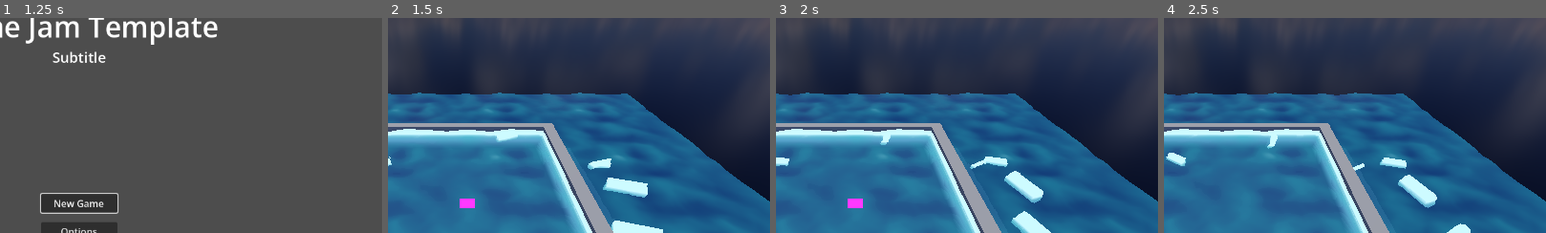
Above: before the commit, frames 1-4 (left to right).
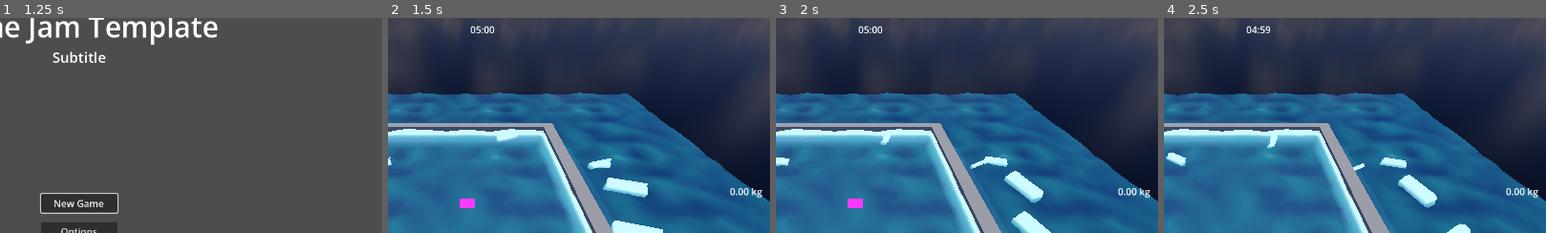
Above: after the commit, the same moments.

Repository: GoodGuyNoone/Juniper-Dev-Game-Jam
Game: Godot game, scene res://scenes/opening/splash.tscn
Two runs of this game, one before a commit and one after it. Both use one fixed random seed, a clock stepped at 60 frames per second and the inputs below.
Inputs (mouse positions are % of the whole screen's width and height, from its top left):
- Up to frame 1 (1.25 s): tap Enter (ui_accept) at 0.5, 0.77 s; move the mouse to (72, 45) at 0.52 s; hold Right (ui_right) from 0.53 s (still down); click (72, 45) at 0.67 s
- Up to frame 2 (1.5 s): release Right (ui_right) at 1.25 s; click "New Game" at 1.25 s
- Up to frame 3 (2 s): no input
- Up to frame 4 (2.5 s): drag from (30, 55) to (45, 70) at 2.02 s
The pictures show only the part of the screen within x 40-90%, y 6-56%; the shares and areas given below are measured in that part.

Frame 1 is identical in both runs. In frame 2, 0.3% of the frame differs, in the area x 21-98%, y 3-84%; in frame 3, 0.3%; in frame 4, 0.3%.

Commit message:
- scoreboard and timer

Diff:
--- a/scenes/game_scene/game.tscn
+++ b/scenes/game_scene/game.tscn
@@ -12,6 +12,7 @@
 [ext_resource type="Script" uid="uid://duo2mgjedbqhj" path="res://scripts/gameplay/controllers/game_controller.gd" id="10_lnrhe"]
 [ext_resource type="PackedScene" uid="uid://fh7dur8nac6g" path="res://scenes/gameplay/MiniGames/timing_bar_mini_game.tscn" id="11_tr8b4"]
 [ext_resource type="PackedScene" uid="uid://bejdvgm08cn36" path="res://scenes/gameplay/MiniGames/reel_spin_mini_game.tscn" id="12_vvut4"]
+[ext_resource type="PackedScene" uid="uid://c6q8tabh5rtg5" path="res://scenes/gameplay/UI/game_hud.tscn" id="13_vvut4"]
 
 [sub_resource type="PanoramaSkyMaterial" id="PanoramaSkyMaterial_7ulqd"]
 panorama = ExtResource("3_700et")
@@ -87,3 +88,8 @@
 offset_top = 303.0
 offset_right = 605.0
 offset_bottom = 303.0
+
+[node name="CanvasLayer" type="CanvasLayer" parent="." unique_id=660597012]
+
+[node name="GameHUD" parent="CanvasLayer" unique_id=242013989 node_paths=PackedStringArray("game_controller") instance=ExtResource("13_vvut4")]
+game_controller = NodePath("../../Controllers/GameController")
--- /dev/null
+++ b/scenes/gameplay/UI/game_hud.tscn
@@ -0,0 +1,33 @@
+[gd_scene format=3 uid="uid://c6q8tabh5rtg5"]
+
+[ext_resource type="Script" uid="uid://b1aua62ays32a" path="res://scripts/gameplay/UI/game_hud.gd" id="1_s5naw"]
+
+[node name="GameHUD" type="Control" unique_id=242013989]
+layout_mode = 3
+anchors_preset = 15
+anchor_right = 1.0
+anchor_bottom = 1.0
+grow_horizontal = 2
+grow_vertical = 2
+mouse_filter = 2
+script = ExtResource("1_s5naw")
+
+[node name="ScoreLabel" type="Label" parent="." unique_id=128389810]
+unique_name_in_owner = true
+layout_mode = 0
+offset_left = 1080.0
+offset_top = 322.0
+offset_right = 1120.0
+offset_bottom = 378.0
+mouse_filter = 2
+text = "50 kg"
+
+[node name="TimerLabel" type="Label" parent="." unique_id=1734338164]
+unique_name_in_owner = true
+layout_mode = 0
+offset_left = 645.0
+offset_top = 51.0
+offset_right = 685.0
+offset_bottom = 74.0
+mouse_filter = 2
+text = "05:00"
--- /dev/null
+++ b/scripts/gameplay/UI/game_hud.gd
@@ -0,0 +1,32 @@
+class_name GameHUD
+extends Control
+
+@export var game_controller: GameController
+
+@onready var timer_label: Label = $TimerLabel
+@onready var score_label: Label = $ScoreLabel
+
+
+func _ready() -> void:
+	if game_controller == null:
+		return
+
+	game_controller.match_time_changed.connect(_on_match_time_changed)
+	game_controller.score_changed.connect(_on_score_changed)
+
+
+func _on_match_time_changed(time_left: float) -> void:
+	timer_label.text = _format_sports_clock(time_left)
+
+
+func _on_score_changed(score: float) -> void:
+	print("change score to: %f" % score)
+	score_label.text = "%.2f kg" % score
+
+
+func _format_sports_clock(time_left: float) -> String:
+	var total_seconds: int = maxi(0, int(ceil(time_left)))
+	var minutes: int = floori(total_seconds / 60.0)
+	var seconds: int = total_seconds % 60
+
+	return "%02d:%02d" % [minutes, seconds]
--- a/scripts/gameplay/controllers/game_controller.gd
+++ b/scripts/gameplay/controllers/game_controller.gd
@@ -2,20 +2,46 @@
 extends Node
 
 signal catch_finished
+signal score_changed(score: float)
+signal match_time_changed(time_left: float)
+signal match_finished
 
 @export var fish_coordinator: FishCoordinator
 @export var timing_bar_mini_game: TimingBarMiniGame
 @export var reel_spin_mini_game: ReelSpinMiniGame
+@export var match_duration: float = 300.0
 
-var is_catching = false
+var is_catching := false
+var is_match_running := false
 var player_score := 0.0
+var time_left := 0.0
 
 
 func _ready() -> void:
-	fish_coordinator.fish_bitten.connect(_on_fish_bitten)
+	if fish_coordinator == null:
+		push_error("GameController has no FishCoordinator assigned.")
+	else:
+		fish_coordinator.fish_bitten.connect(_on_fish_bitten)
+
+	call_deferred("_start_match")
+
+
+func _process(delta: float) -> void:
+	if not is_match_running:
+		return
+
+	time_left = maxf(0.0, time_left - delta)
+	match_time_changed.emit(time_left)
+
+	if time_left <= 0.0:
+		_finish_match()
 
 
 func _on_fish_bitten(fish: Fish) -> void:
+	if not is_match_running:
+		fish.release()
+		return
+
 	if is_catching:
 		fish.release()
 		return
@@ -27,7 +53,7 @@
 	var hook_success: bool = await timing_bar_mini_game.completed
 	print("Game ended: %s" % hook_success)
 
-	if not hook_success:
+	if not hook_success or not is_match_running:
 		fish.release()
 		_end_catch()
 		return
@@ -35,12 +61,14 @@
 	reel_spin_mini_game.start()
 	var reel_success: bool = await reel_spin_mini_game.completed
 
-	if not reel_success:
+	if not reel_success or not is_match_running:
 		fish.release()
 		_end_catch()
 		return
 
 	player_score += fish.weight
+	score_changed.emit(player_score)
+
 	fish.queue_free()
 	_end_catch()
 
@@ -48,3 +76,26 @@
 func _end_catch() -> void:
 	is_catching = false
 	catch_finished.emit()
+
+
+func _start_match() -> void:
+	print("match started")
+	is_match_running = true
+	is_catching = false
+	player_score = 0.0
+	time_left = match_duration
+
+	score_changed.emit(player_score)
+	match_time_changed.emit(time_left)
+
+
+func _finish_match() -> void:
+	if not is_match_running:
+		return
+
+	is_match_running = false
+	time_left = 0.0
+	timing_bar_mini_game.cancel()
+	reel_spin_mini_game.cancel()
+	match_time_changed.emit(time_left)
+	match_finished.emit()
--- a/scripts/gameplay/controllers/ray_cast_mouse_controller.gd
+++ b/scripts/gameplay/controllers/ray_cast_mouse_controller.gd
@@ -17,6 +17,7 @@
 func _ready() -> void:
 	if game_controller != null:
 		game_controller.catch_finished.connect(retrieve_active_buoy)
+		game_controller.match_finished.connect(retrieve_active_buoy)
 
 
 func _process(_delta: float) -> void:
@@ -78,4 +79,7 @@
 
 
 func _is_water_input_blocked() -> bool:
-	return game_controller != null and game_controller.is_catching
+	if game_controller == null:
+		return false
+
+	return game_controller.is_catching or not game_controller.is_match_running
--- a/scripts/gameplay/minigames/reel_spin_mini_game.gd
+++ b/scripts/gameplay/minigames/reel_spin_mini_game.gd
@@ -37,6 +37,13 @@
 	has_previous_angle = false
 	_set_reel_angle(0.0)
 	progress_bar.value = 0.0
+
+
+func cancel() -> void:
+	if not is_running:
+		return
+
+	_finish(false)
 
 
 func _process(delta: float) -> void:
--- a/scripts/gameplay/minigames/timing_bar_mini_game.gd
+++ b/scripts/gameplay/minigames/timing_bar_mini_game.gd
@@ -35,6 +35,13 @@
 func stop() -> void:
 	is_running = false
 	hide()
+
+
+func cancel() -> void:
+	if not is_running:
+		return
+
+	_finish(false)
 
 
 func _process(delta: float) -> void:
Not shown, added: scripts/gameplay/UI/game_hud.gd.uid
